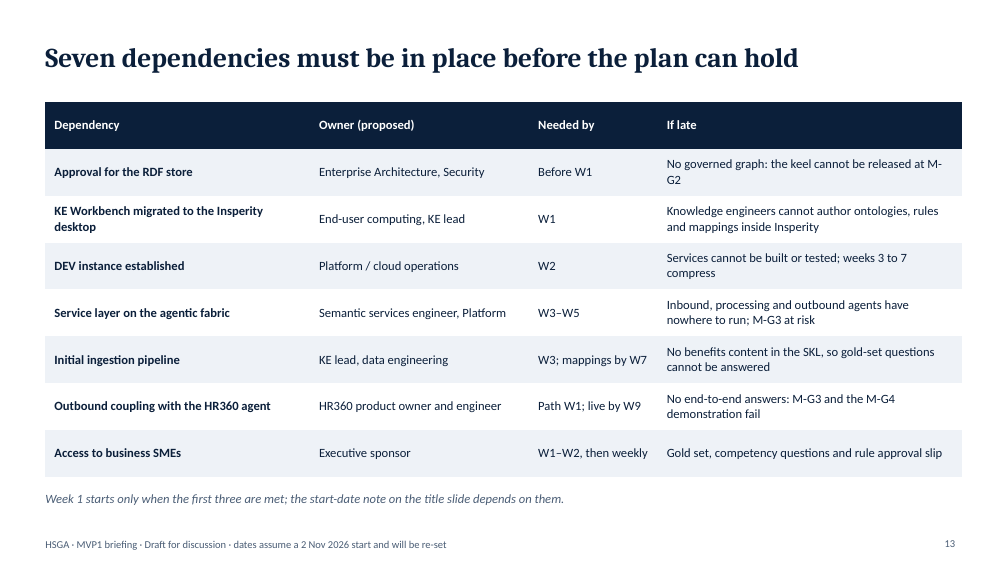
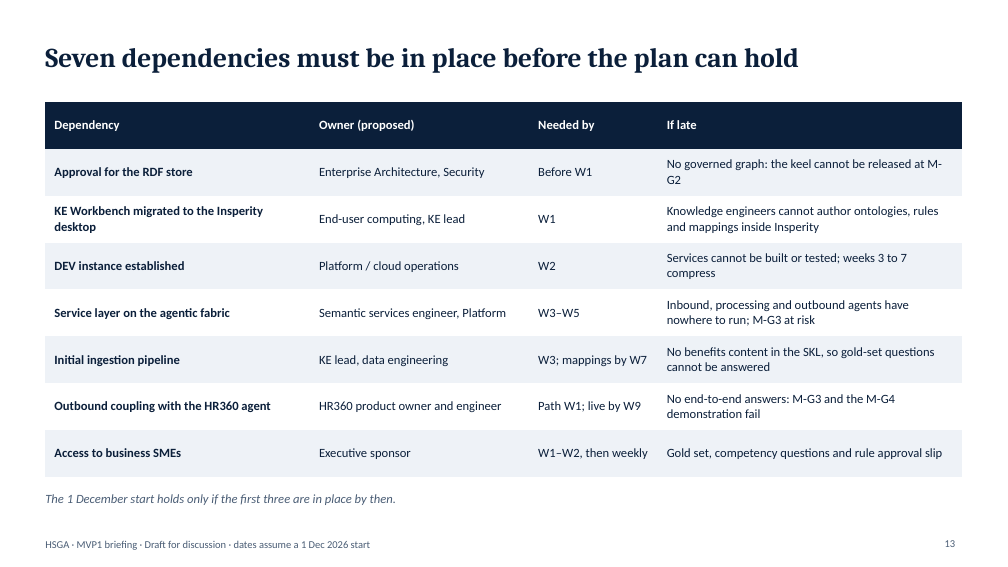
Before and after one commit to jeffw5/Knowledge-Engineering, a slide deck: slide 13 of KE Roadmap/MVP1/HSGA_MVP1_Briefing.pptx. Drawn at 1008x567 pixels with LibreOffice and Linux fonts; fonts in the diff are those of the drawing. Boxes give left, top, right and bottom in pixels: in the first picture for what was removed or moved away, otherwise in the second. Text is boxed around its words. In the diff, an @@ line names an element or a change of style, - is before the commit and + after.

```diff
--- a/KE Roadmap/MVP1/HSGA_MVP1_Briefing.pptx
+++ b/KE Roadmap/MVP1/HSGA_MVP1_Briefing.pptx
@@ text at box(45, 494, 396, 505): text changed @@
-Week 1 starts only when the first three are met; the start-date note on the title slide depends on them.
+The 1 December start holds only if the first three are in place by then.
@@ text at box(45, 540, 370, 550): text changed @@
-HSGA · MVP1 briefing · Draft for discussion · dates assume a 2 Nov 2026 start and will be re-set
+HSGA · MVP1 briefing · Draft for discussion · dates assume a 1 Dec 2026 start
```
Also in this commit, not shown: 17 other slides changed, 17 other files.
